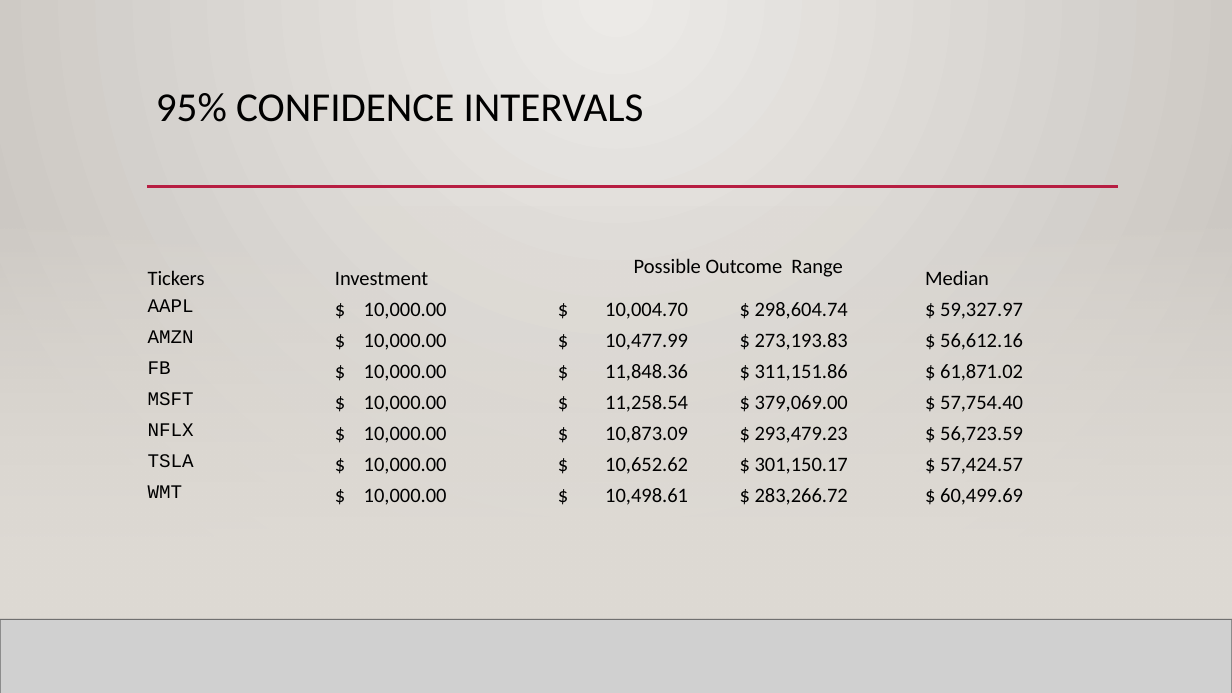
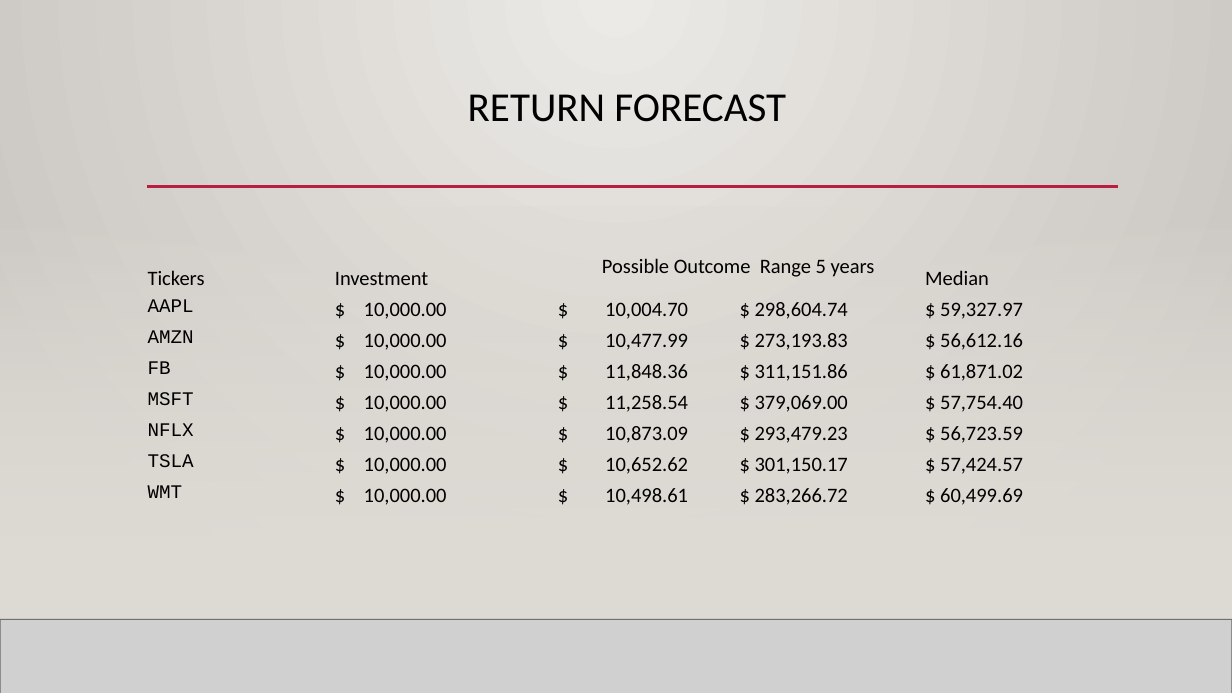
Before and after one commit to jerry1998728/SIP-Project, a slide deck: slide 13 of Project Presentation.pptx. Drawn at 1232x693 pixels with LibreOffice and Linux fonts; fonts in the diff are those of the drawing; grey boxes stand for pictures; background and template pictures are left out. Boxes give left, top, right and bottom in pixels: in the first picture for what was removed or moved away, otherwise in the second. Text is boxed around its words. In the diff, an @@ line names an element or a change of style, - is before the commit and + after.

```diff
--- a/Project Presentation.pptx
+++ b/Project Presentation.pptx
@@ title at bbox=[468, 94, 786, 122]: text changed @@
-95% CONFIDENCE INTERVALS
+RETURN FORECAST
@@ table at bbox=[147, 248, 1118, 509] @@
-row 1, column 3: Possible Outcome Range
+row 1, column 3: Possible Outcome Range 5 years
```
Also in this commit, not shown: 1 other slide changed, 1 slide added, 1 slide removed, 1 other file.
